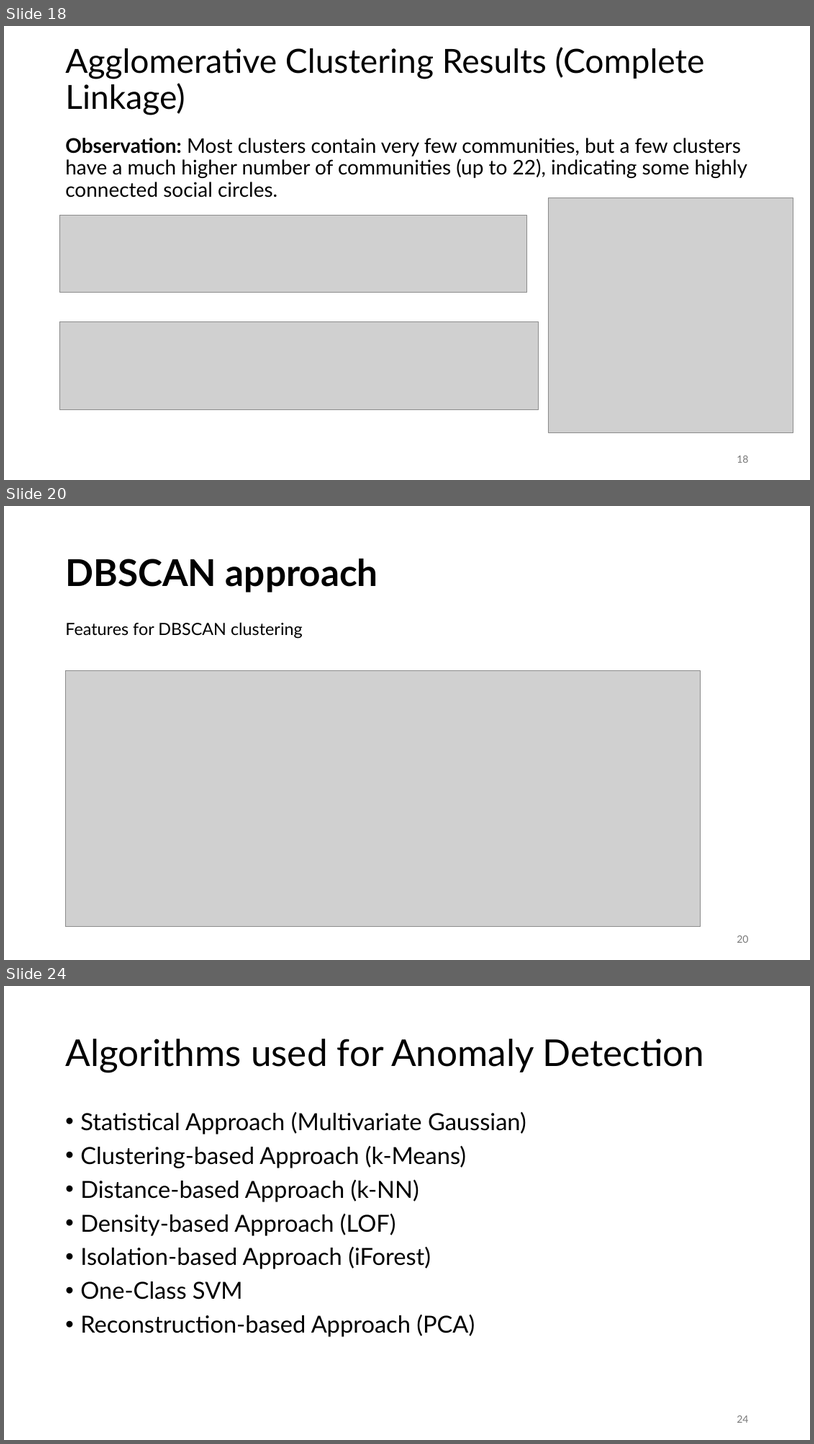
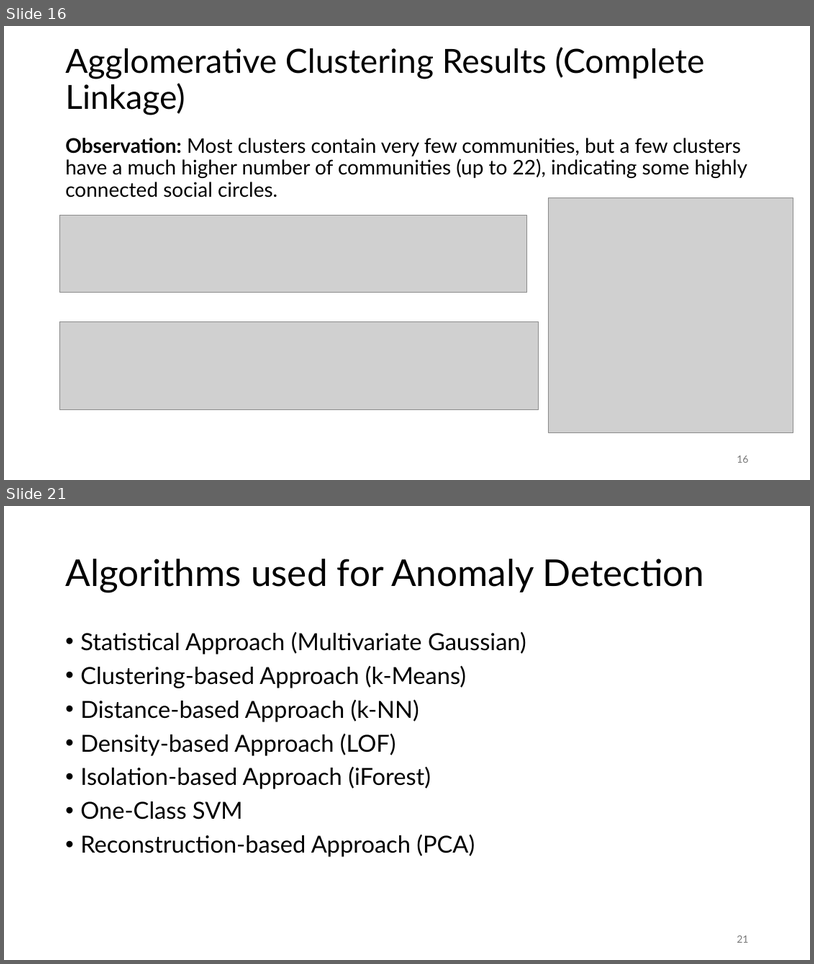
Before and after one commit to jonas-blum/data-mining-1, a slide deck: project/project-presentation-group51.pptx. Shown one above the other, each under a label of ours: slides 18, 20 and 24 before the commit, slides 16 and 21 after it; the slides between them are not shown. The pictures are 814x1444 and 814x964 pixels, drawn with LibreOffice and Linux fonts; fonts in the diff are those of the drawing; grey boxes stand for pictures. Boxes give left, top, right and bottom in pixels: in the first picture for what was removed or moved away, otherwise in the second. Text is boxed around its words. In the diff, an @@ line names an element or a change of style, - is before the commit and + after.

```diff
--- a/project/project-presentation-group51.pptx
+++ b/project/project-presentation-group51.pptx
@@ slide 20 removed at (x1=4, y1=506, x2=810, y2=960), background #FFFFFF @@
@@ title removed at (x1=65, y1=559, x2=378, y2=592) @@
-DBSCAN approach
@@ text removed at (x1=65, y1=622, x2=303, y2=638) @@
-Features for DBSCAN clustering
@@ picture removed at (x1=65, y1=671, x2=700, y2=927) @@
@@ page number removed at (x1=737, y1=935, x2=748, y2=942) @@
-20
@@ what was slide 18 is now slide 16 @@
@@ page number at (x1=737, y1=455, x2=748, y2=462): text changed @@
-18
+16
@@ what was slide 24 is now slide 21 @@
@@ page number at (x1=737, y1=935, x2=748, y2=942): text changed @@
-24
+21
```
Also in this commit, not shown: 12 slides changed, 2 other slides removed, 6 other files.
